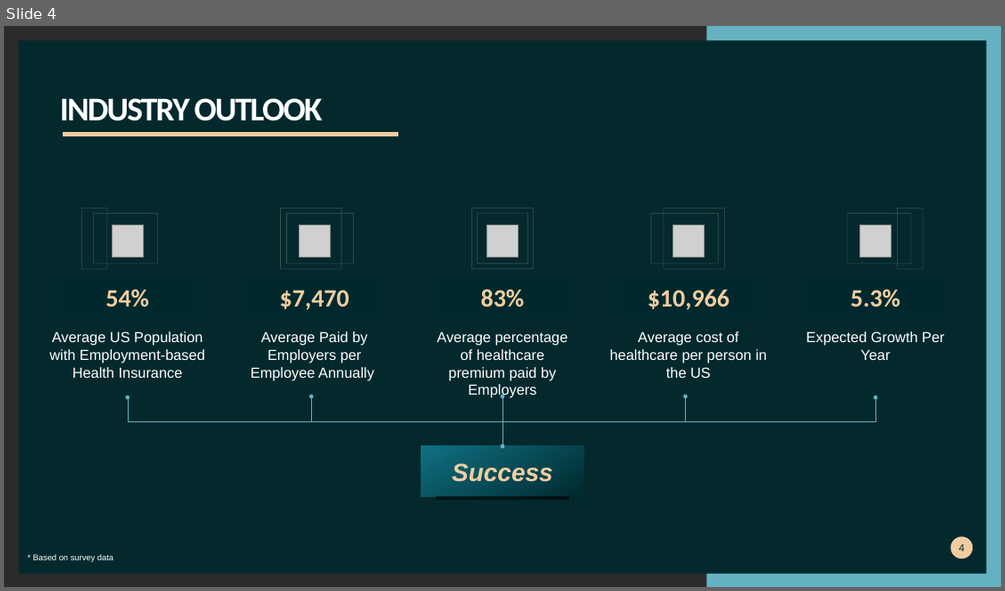
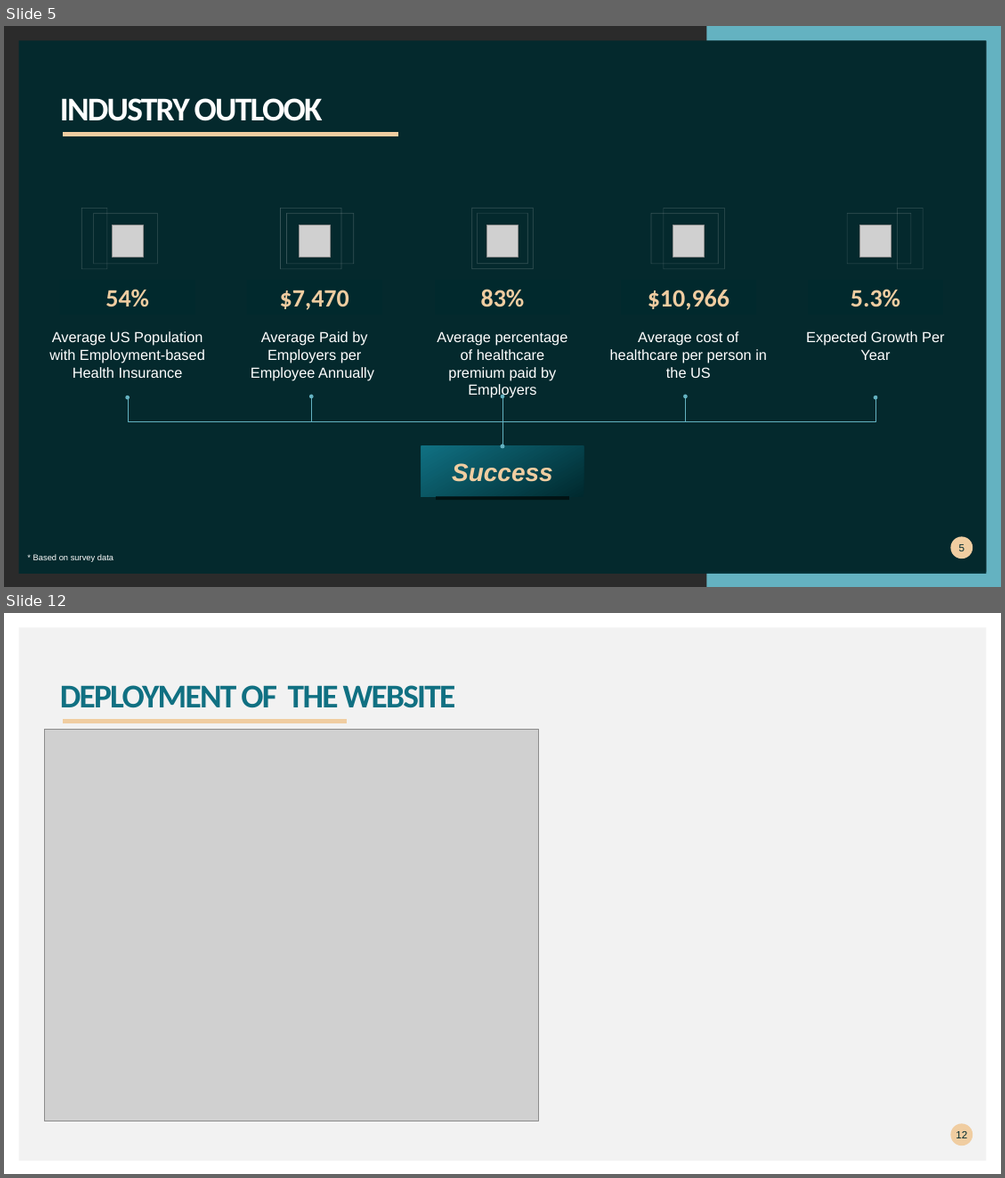
Before and after one commit to khutula/Medical-Insurance-Costs, a slide deck: Medical Insurance Cost.pptx. Shown one above the other, each under a label of ours: slide 4 before the commit, slides 5 and 12 after it; the slides between them are not shown. The pictures are 1005x591 and 1005x1178 pixels, drawn with LibreOffice and Linux fonts; fonts in the diff are those of the drawing; grey boxes stand for pictures; background and template pictures are left out; a plain dark background stands for a picture behind light text. Boxes give left, top, right and bottom in pixels: in the first picture for what was removed or moved away, otherwise in the second. Text is boxed around its words. In the diff, an @@ line names an element or a change of style, - is before the commit and + after.

```diff
--- a/Medical Insurance Cost.pptx
+++ b/Medical Insurance Cost.pptx
@@ slide 12 added at [4, 613, 1001, 1174], background #FFFFFF @@
@@ rectangle added at [19, 628, 987, 1160], fill #F2F2F2 @@
@@ title added at [60, 685, 456, 708], 32 pt, text #107082, bold @@
+DEPLOYMENT OF THE WEBSITE
@@ freeform shape added at [63, 718, 348, 722], outline #F0CDA1 4.32 pt @@
@@ picture added at [44, 729, 539, 1121] @@
@@ page number added at [951, 1124, 973, 1146], fill #F0CDA1, 10 pt, text #00292E @@
+12
@@ what was slide 4 is now slide 5 @@
@@ page number at [959, 544, 964, 551]: text changed @@
-4
+5
```
Also in this commit, not shown: 5 slides changed, 8 other slides added, 8 slides removed.
